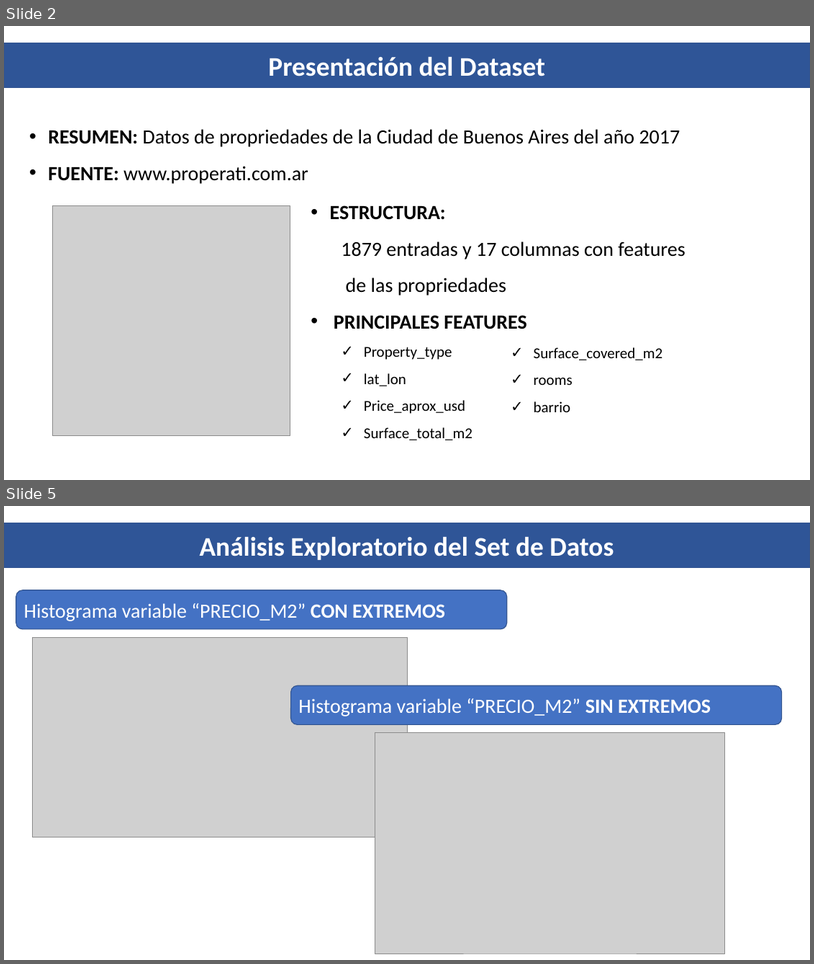
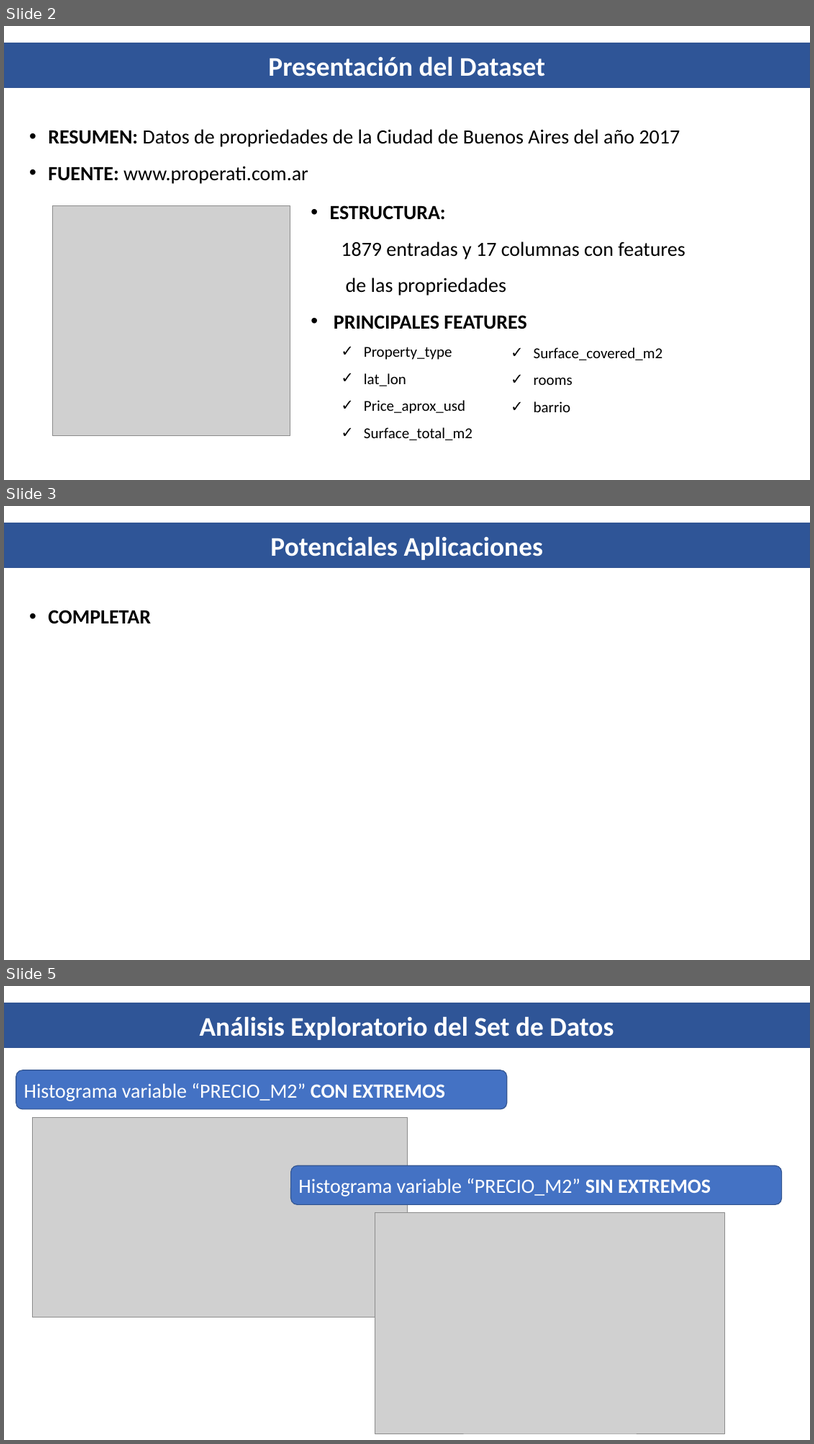
Before and after one commit to mnuclle/DiploDatos, a slide deck: 00 - Mentorias/6. Mentoria PPT Final/Presentación Mentoría DiploDatos.pptx. Shown one above the other, each under a label of ours: slides 2 and 5 before the commit, slides 2, 3 and 5 after it; the slides between them are not shown. The pictures are 814x964 and 814x1444 pixels, drawn with LibreOffice and Linux fonts; fonts in the diff are those of the drawing; grey boxes stand for pictures. Boxes give left, top, right and bottom in pixels: in the first picture for what was removed or moved away, otherwise in the second. Text is boxed around its words. In the diff, an @@ line names an element or a change of style, - is before the commit and + after.

```diff
--- a/00 - Mentorias/6. Mentoria PPT Final/Presentación Mentoría DiploDatos.pptx
+++ b/00 - Mentorias/6. Mentoria PPT Final/Presentación Mentoría DiploDatos.pptx
@@ slide 3 added at [4, 506, 810, 960], background #FFFFFF @@
@@ rectangle added at [4, 523, 810, 568], fill #2F5597, outline #325491 1 pt, 32 pt, text #FFFFFF, bold @@
+Potenciales Aplicaciones
@@ text added at [48, 610, 151, 623], 24 pt, text #000000, bold @@
+• COMPLETAR
```
Also in this commit, not shown: 1 slide changed, 1 slide removed.
